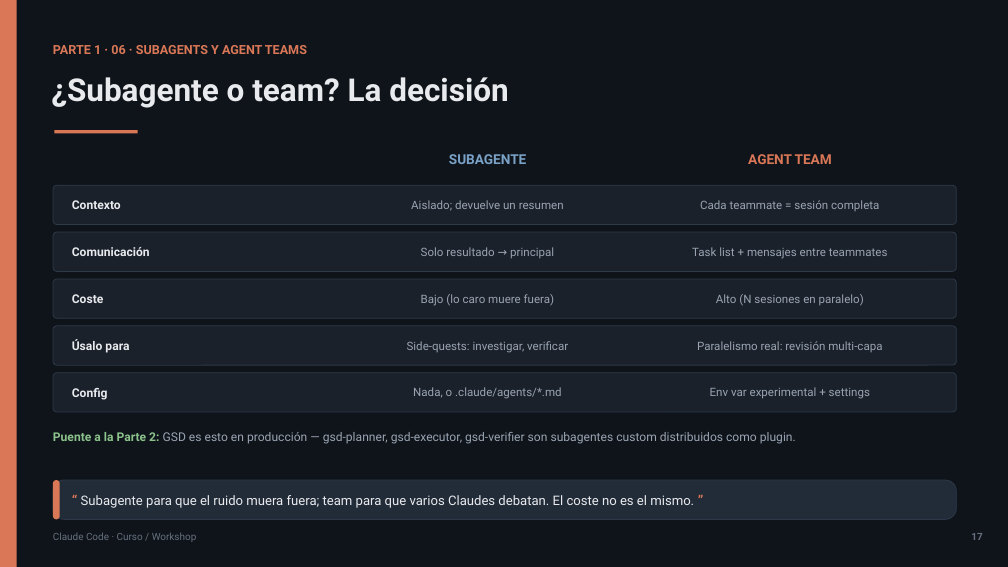
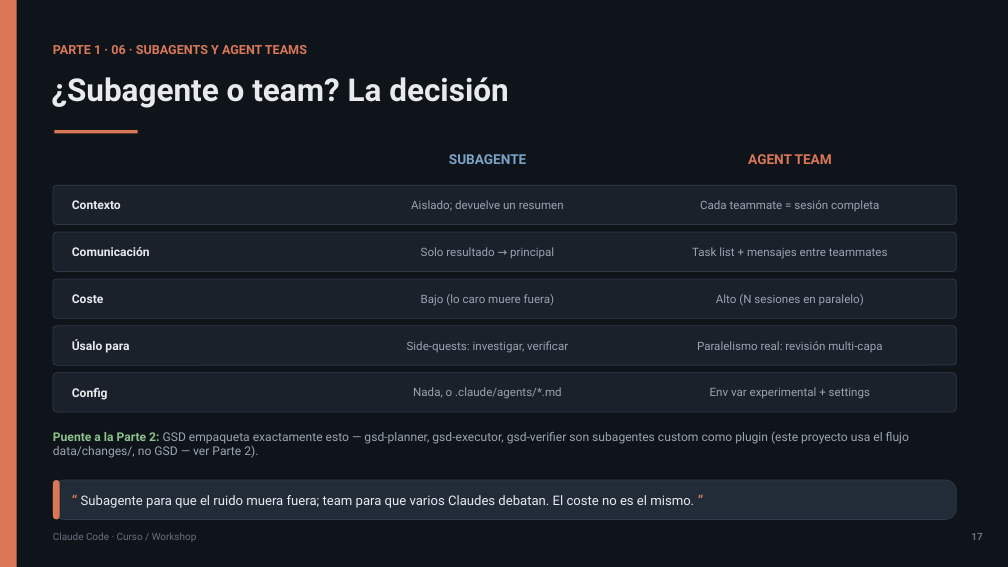
Before and after one commit to olonok69/claude_code_ml_engineer, a slide deck: slide 17 of presentacion/Claude_Code_Presentacion.pptx. Drawn at 1008x567 pixels with LibreOffice and Linux fonts; fonts in the diff are those of the drawing. Boxes give left, top, right and bottom in pixels: in the first picture for what was removed or moved away, otherwise in the second. Text is boxed around its words. In the diff, an @@ line names an element or a change of style, - is before the commit and + after.

```diff
--- a/presentacion/Claude_Code_Presentacion.pptx
+++ b/presentacion/Claude_Code_Presentacion.pptx
@@ text at [53, 431, 909, 458]: text changed @@
-Puente a la Parte 2: GSD es esto en producción — gsd-planner, gsd-executor, gsd-verifier son subagentes custom distribuidos como plugin.
+Puente a la Parte 2: GSD empaqueta exactamente esto — gsd-planner, gsd-executor, gsd-verifier son subagentes custom como plugin (este proyecto usa el flujo data/changes/, no GSD — ver Parte 2).
```
Also in this commit, not shown: 3 other slides changed, 5 other files.
